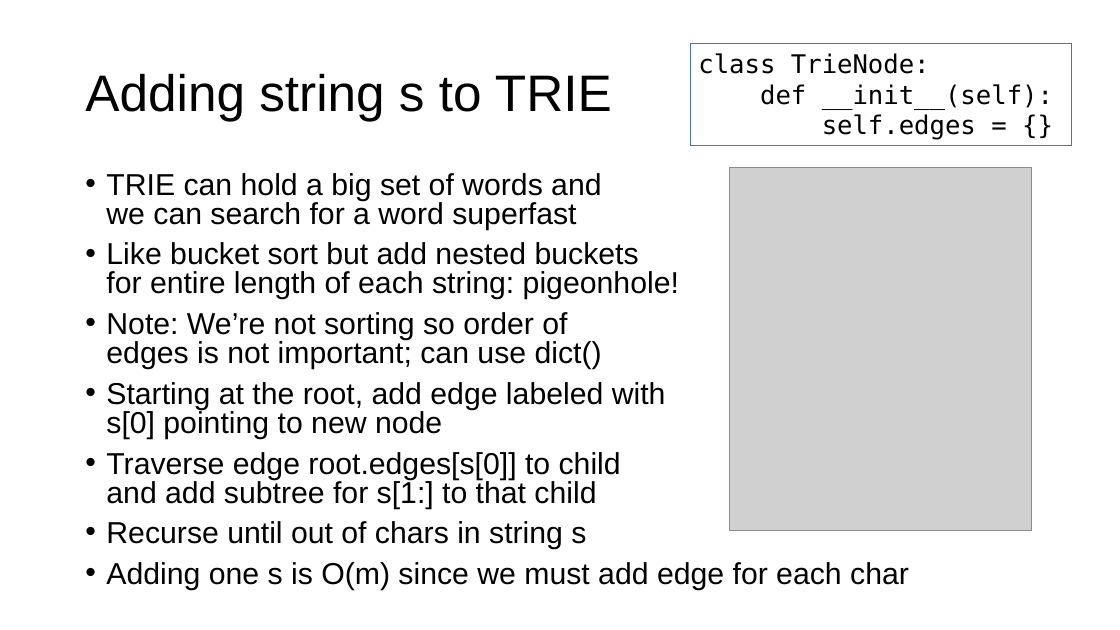
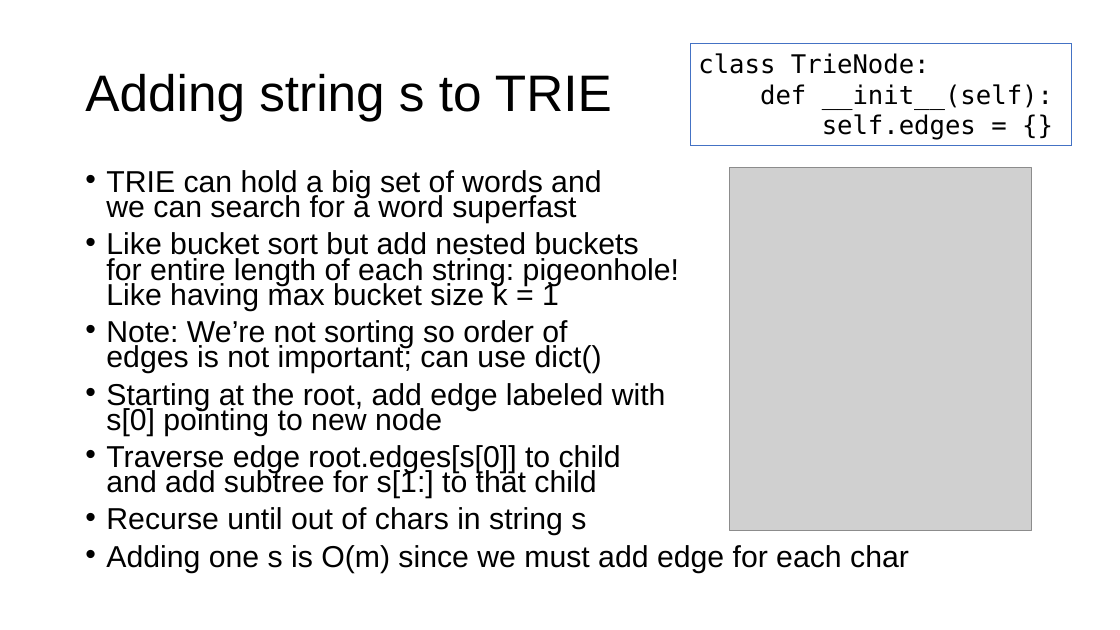
Before and after one commit to parrt/msds689, a slide deck: slide 12 of notes/searching.pptx. Drawn at 1120x630 pixels with LibreOffice and Linux fonts; fonts in the diff are those of the drawing; grey boxes stand for pictures; background and template pictures are left out. Boxes give left, top, right and bottom in pixels: in the first picture for what was removed or moved away, otherwise in the second. Text is boxed around its words. In the diff, an @@ line names an element or a change of style, - is before the commit and + after.

```diff
--- a/notes/searching.pptx
+++ b/notes/searching.pptx
@@ text at [106,170,909,573]: line spacing 0.8 to 0.7 @@
@@ text at [106,232,679,311]: text changed @@
-• Like bucket sort but add nested buckets
-  for entire length of each string: pigeonhole!
+• Like bucket sort but add nested buckets
+  for entire length of each string: pigeonhole!
+  Like having max bucket size k = 1
```
Also in this commit, not shown: 7 other slides changed, 1 other file.
